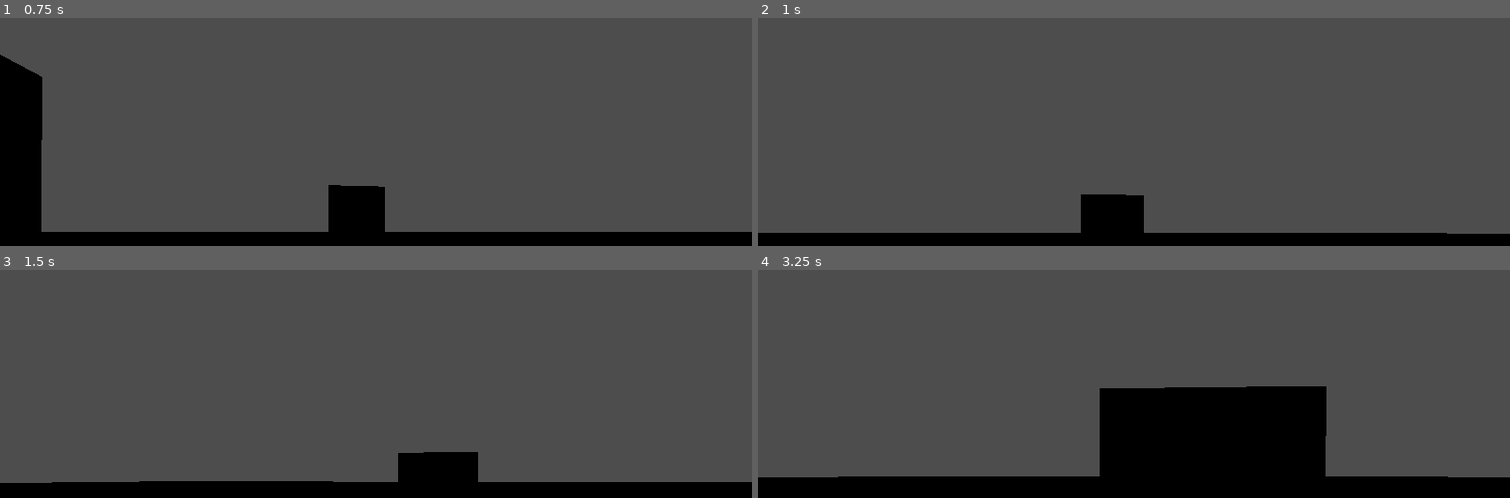
Above: before the commit, frames 1-4 (two rows, left to right).
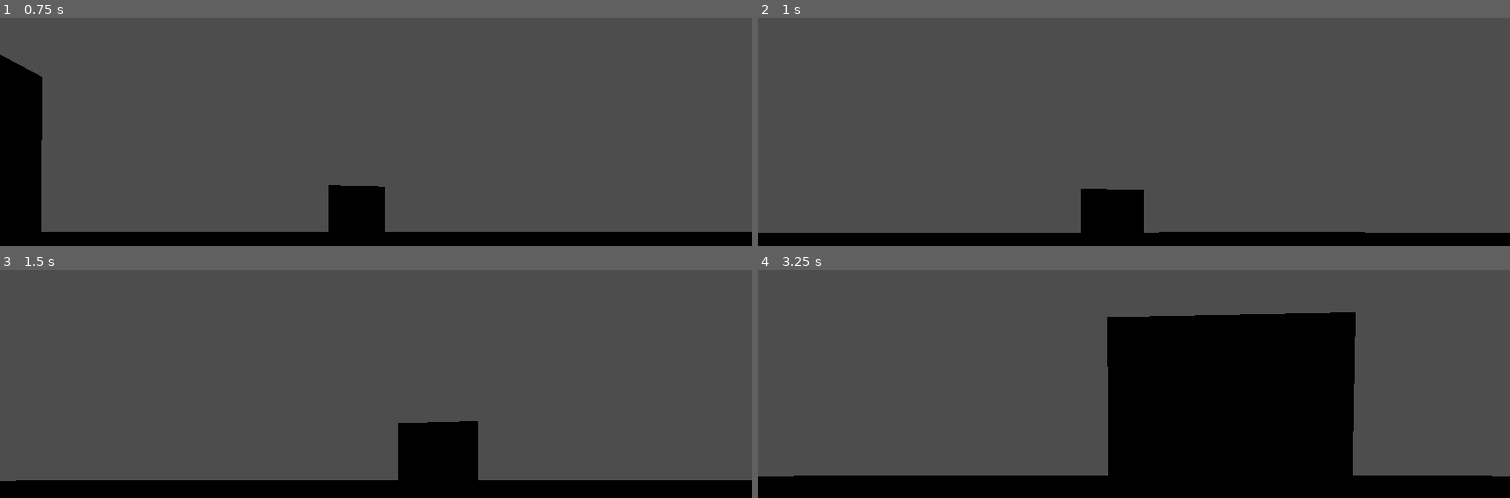
Above: after the commit, the same moments.

Repository: sjgillGit/GWJ80
Game: Godot game, scene res://PrivateDevRoom/player_scene.tscn
Same seed, same stepped clock (60 frames per second), same inputs: the game is played once before the commit and once after it.
Inputs (mouse positions are in pixels of both pictures, inside the frame that each line leads up to):
- Up to frame 1 (0.75 s): move the mouse to (413, 227) at 0.52 s; hold W (move_forward) from 0.53 s (still down); hold Shift (run) from 0.53 s (still down)
- Up to frame 2 (1 s): keep holding W (move_forward); keep holding Shift (run); tap Space (jump) at 0.77, 0.8 s
- Up to frame 3 (1.5 s): keep holding W (move_forward); tap Space (jump) at 1.07, 1.35 s; move the mouse to (338, 482) at 1.27 s; release Shift (run) at 1.28 s
- Up to frame 4 (3.25 s): keep holding W (move_forward); tap Space (jump) at 1.52, 1.82, 2.3, 3.02 s; tap Shift (run) at 1.55, 2.85 s; move the mouse to (1149, 472) at 2.02 s; tap E (grab_item) at 2.1 s; move the mouse to (1126, 486) at 2.77 s

Frame 1 is identical in both runs. In frame 2, 0.3% of the frame differs, in the area x 42-100%, y 74-95%; in frame 3, 2.1%; in frame 4, 13%, in the area x 0-100%, y 18-91%.

Commit message:
Implement code review changes

Diff:
--- a/Scripts/player.gd
+++ b/Scripts/player.gd
@@ -48,7 +48,7 @@
 	grab_items(delta)
 
 
-func move_relative_to_mouse(delta):
+func move_relative_to_mouse(delta: float):
 	var move_input: Vector2 = Input.get_vector("move_left", "move_right", "move_forward", "move_backwards")
 	var move_direction: Vector3 = (transform.basis * Vector3(move_input.x, 0, move_input.y)).normalized()
 
@@ -68,16 +68,19 @@
 
 	move_and_slide()
 
-func move_or_run(y: float) -> float:
+func move_or_run(y_pos: float) -> float:
 	var speed: float = max_speed
 	is_running = Input.is_action_pressed("run")
 
-	if y < 0 and is_running and is_on_floor():
+	if y_pos < 0 and is_running and is_on_floor():
 		speed = max_run_speed
 
 	return speed
 
 func camera_look():
+	if Input.get_mouse_mode() == Input.MOUSE_MODE_VISIBLE:
+		return
+
 	rotate_y(-camera_look_input.x * look_sensitivity)
 
 	camera.rotate_x(-camera_look_input.y * look_sensitivity)
@@ -85,9 +88,11 @@
 
 	camera_look_input = Vector2.ZERO
 
-func define_jumping(delta):
+func define_jumping(delta: float):
 	if Input.is_action_just_pressed("jump") and is_on_floor():
 		velocity.y = jump_velocity
+	elif Input.is_action_just_released("jump"):
+		velocity.y *= 0.5
 
 	if not is_on_floor():
 		velocity.y -= gravity * delta
